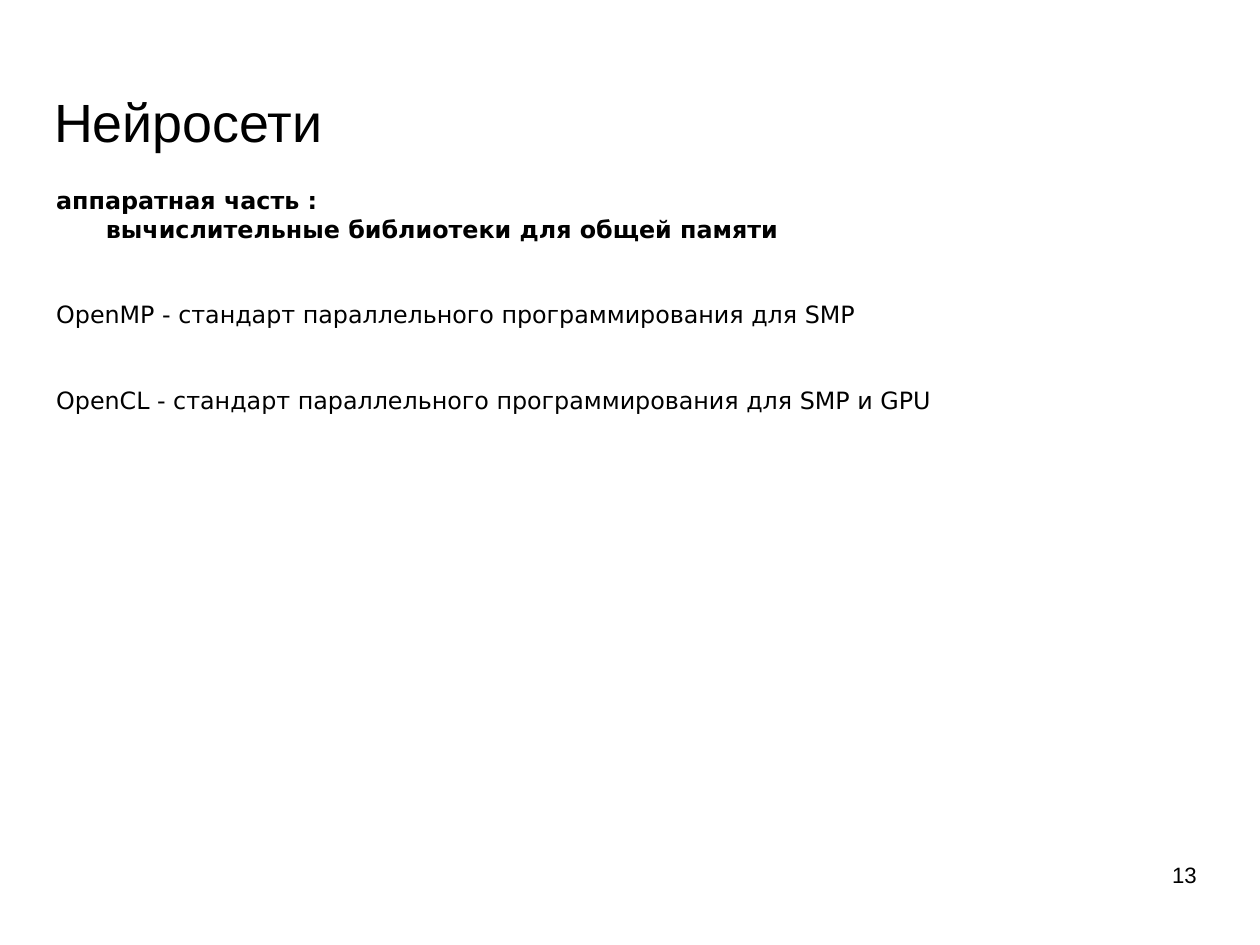
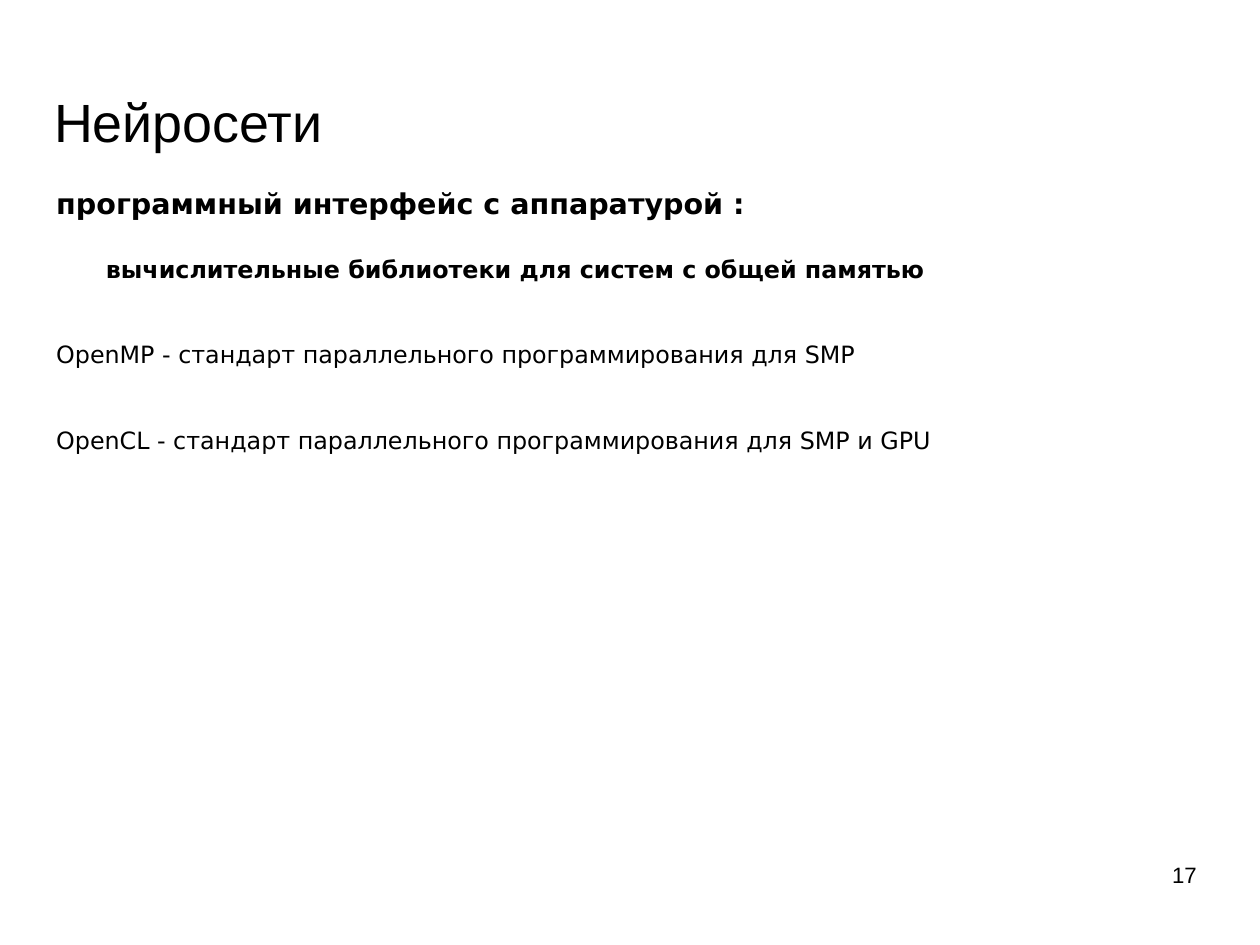
Before and after one commit to mechanoid5/ml_lectorium_legacy, a slide deck: slide 17 of 19-tech-stack-tf.odp (slide 13 before the commit). Drawn at 1260x945 pixels with LibreOffice and Linux fonts; fonts in the diff are those of the drawing; background and template pictures are left out. Boxes give left, top, right and bottom in pixels: in the first picture for what was removed or moved away, otherwise in the second. Text is boxed around its words. In the diff, an @@ line names an element or a change of style, - is before the commit and + after.

```diff
--- a/19-tech-stack-tf.odp
+++ b/19-tech-stack-tf.odp
@@ text at [56, 192, 924, 282]: text changed @@
-аппаратная часть :
-вычислительные библиотеки для общей памяти
+программный интерфейс с аппаратурой :
+вычислительные библиотеки для систем с общей памятью
@@ page number at [1172, 867, 1197, 883]: text changed @@
-13
+17
```
Also in this commit, not shown: 9 other slides changed, 8 slides added, 2 slides removed.
